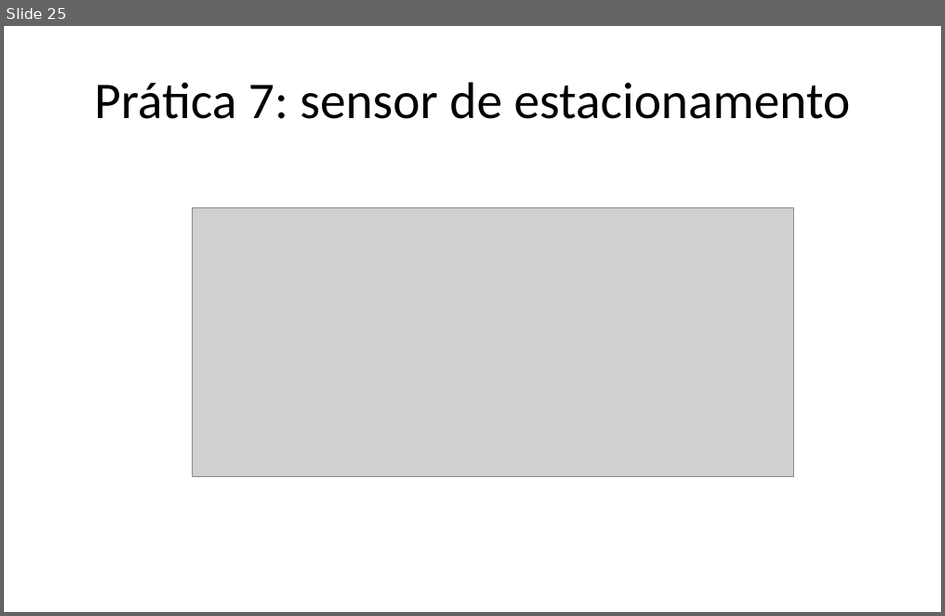
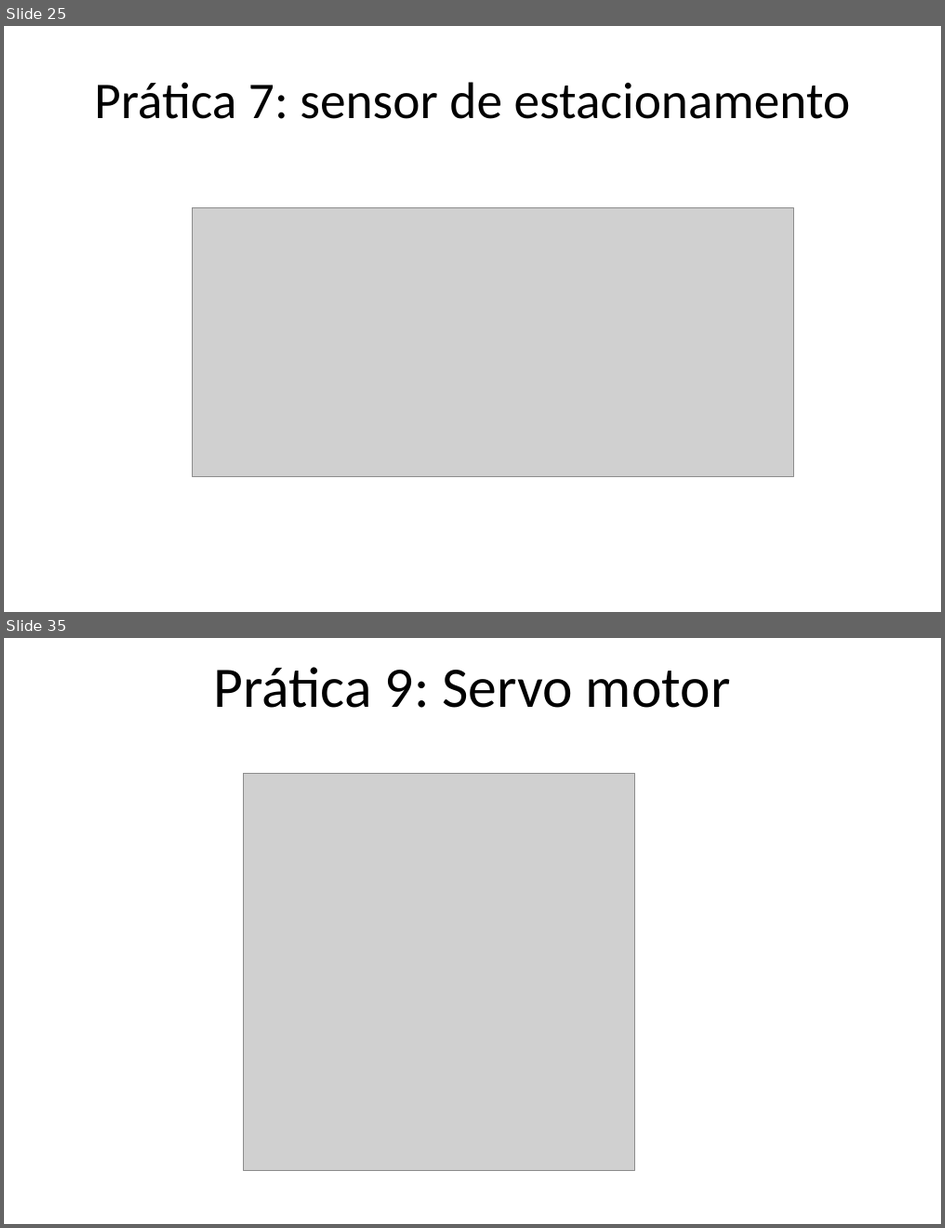
Before and after one commit to Gabrielgps25/Voluntariado-Arduino-Alpha, a slide deck: apresentacaoDeApoioArduinoIVoluntarios.pptx. Shown one above the other, each under a label of ours: slide 25 before the commit, slides 25 and 35 after it; the slides between them are not shown. The pictures are 945x616 and 945x1228 pixels, drawn with LibreOffice and Linux fonts; fonts in the diff are those of the drawing; grey boxes stand for pictures. Boxes give left, top, right and bottom in pixels: in the first picture for what was removed or moved away, otherwise in the second. Text is boxed around its words. In the diff, an @@ line names an element or a change of style, - is before the commit and + after.

Commit message:
Melhora ppt e adiciona pratica do servoMotor

```diff
--- a/apresentacaoDeApoioArduinoIVoluntarios.pptx
+++ b/apresentacaoDeApoioArduinoIVoluntarios.pptx
@@ slide 35 added at (4,638,941,1224), background #FFFFFF @@
@@ title added at (214,667,731,708), 44 pt, text #000000 @@
+Prática 9: Servo motor
@@ picture added at (243,774,635,1171) @@
```
Also in this commit, not shown: 21 slides changed, 2 other slides added, 2 other files.
